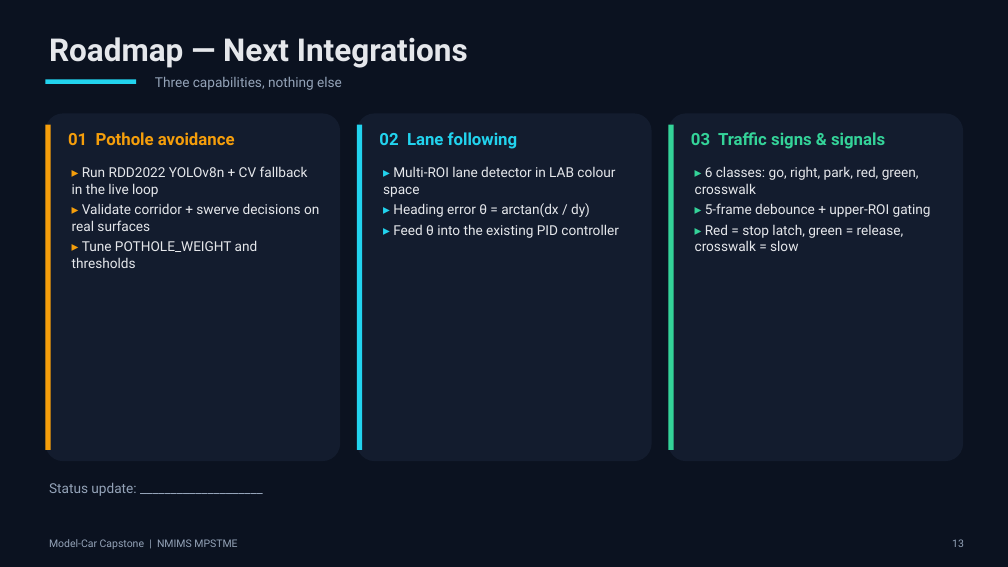
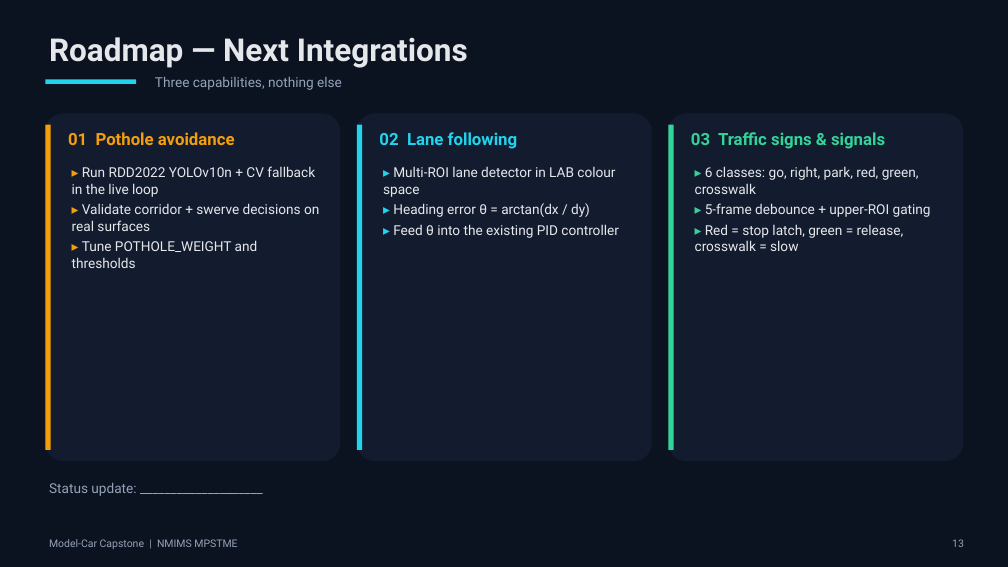
Before and after one commit to menonkrishna57/model-car-capstone, a slide deck: slide 13 of docs/reports/capstone_presentation_base.pptx. Drawn at 1008x567 pixels with LibreOffice and Linux fonts; fonts in the diff are those of the drawing. Boxes give left, top, right and bottom in pixels: in the first picture for what was removed or moved away, otherwise in the second. Text is boxed around its words. In the diff, an @@ line names an element or a change of style, - is before the commit and + after.

Commit message:
feat: add live evaluation demo suite, edge benchmarking, and review presentation materials
- Add demo_live.py with unified YOLOv10n obstacle detection and high-recall pothole avoidance
- Add dedicated demo_pothole_live.py and demo_yolov10_live.py standalone evaluation scripts
- Add benchmark.py multi-runtime edge benchmarking suite (PyTorch, NCNN, ONNX, OpenVINO)
- Update capstone presentation (.pptx) with real training curves, perception HUDs, and YOLOv10n telemetry
- Reorganize presentation generator tools into tools/presentation/
- Add slide screenshots to docs/reports/screenshots/ and update .gitignore

```diff
--- a/docs/reports/capstone_presentation_base.pptx
+++ b/docs/reports/capstone_presentation_base.pptx
@@ text at (x1=72, y1=166, x2=315, y2=197): text changed @@
-▸ Run RDD2022 YOLOv8n + CV fallback in the live loop
+▸ Run RDD2022 YOLOv10n + CV fallback in the live loop
```
Also in this commit, not shown: 4 other slides changed, 18 other files.
